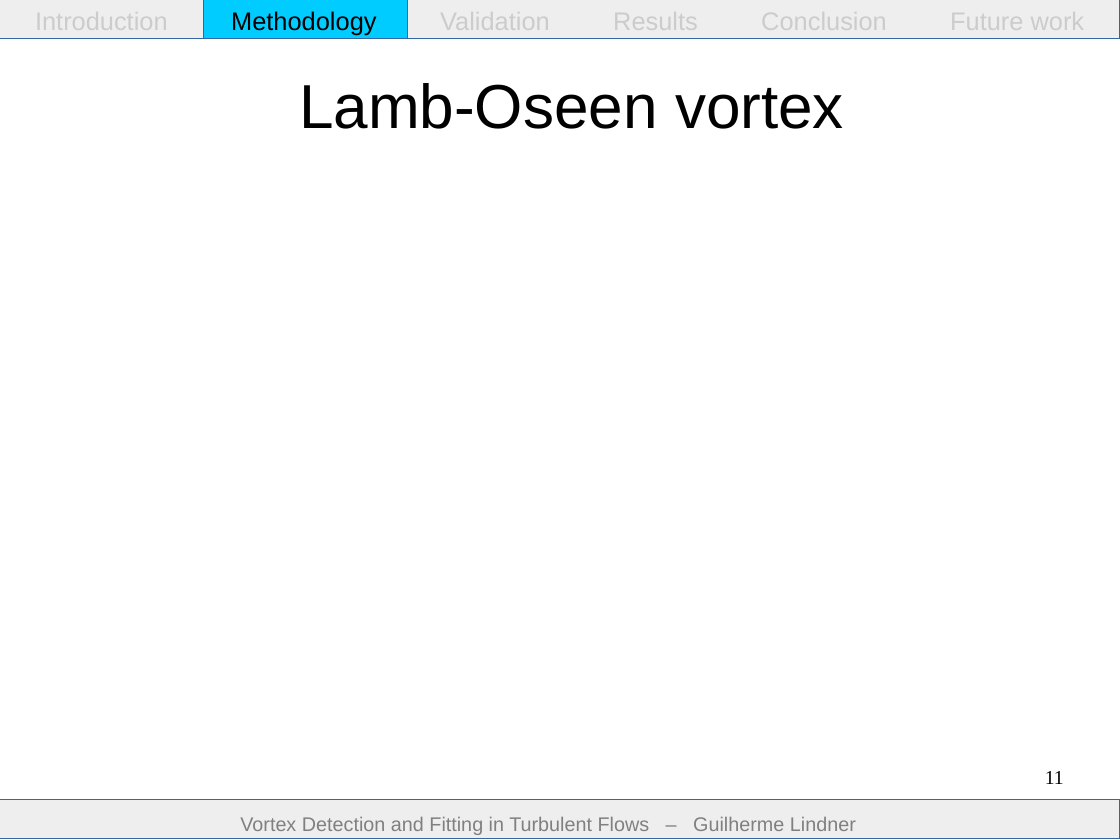
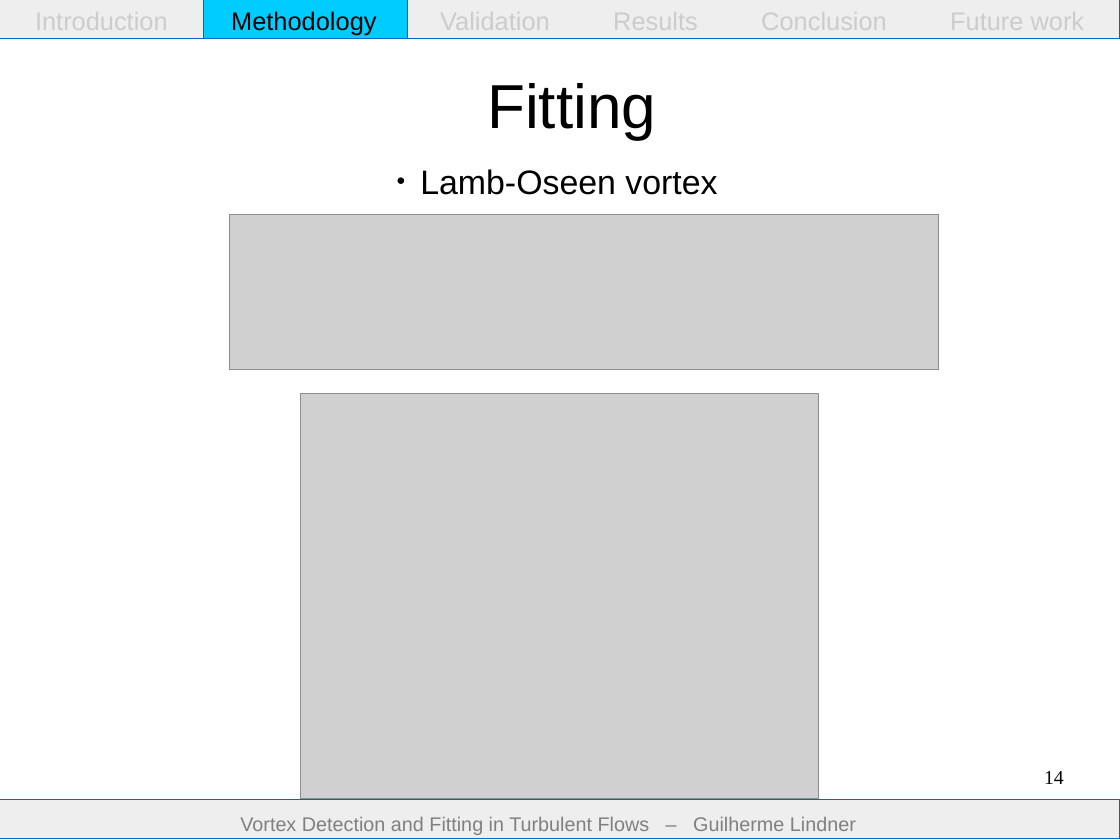
Before and after one commit to guilindner/VortexFitting, a slide deck: slide 14 of docs/report/presentation/presentation.odp (slide 11 before the commit). Drawn at 1120x840 pixels with LibreOffice and Linux fonts; fonts in the diff are those of the drawing; grey boxes stand for pictures. Boxes give left, top, right and bottom in pixels: in the first picture for what was removed or moved away, otherwise in the second. Text is boxed around its words. In the diff, an @@ line names an element or a change of style, - is before the commit and + after.

```diff
--- a/docs/report/presentation/presentation.odp
+++ b/docs/report/presentation/presentation.odp
@@ title added at (x1=487, y1=83, x2=656, y2=139), 44 pt, text #000000 @@
+Fitting
@@ text "Lamb-Oseen vortex" moved from (x1=299, y1=83, x2=844, y2=129) to (x1=420, y1=169, x2=717, y2=195) @@
@@ text "Lamb-Oseen vortex" at (x1=420, y1=169, x2=717, y2=195): size 44 to 24 pt; alignment centre to left; bullet none to ●; vertical alignment middle to top @@
@@ picture added at (x1=229, y1=214, x2=939, y2=370) @@
@@ picture added at (x1=301, y1=393, x2=819, y2=799) @@
@@ page number at (x1=1044, y1=771, x2=1064, y2=784): text changed @@
-11
+14
@@ outline #3465A4 0 pt to #0066CC 0 pt in 3 elements at (x1=0, y1=0, x2=1120, y2=39), (x1=204, y1=0, x2=408, y2=39), (x1=0, y1=800, x2=1120, y2=838) @@
```
Also in this commit, not shown: 13 other slides changed, 11 slides added, 2 other files.
